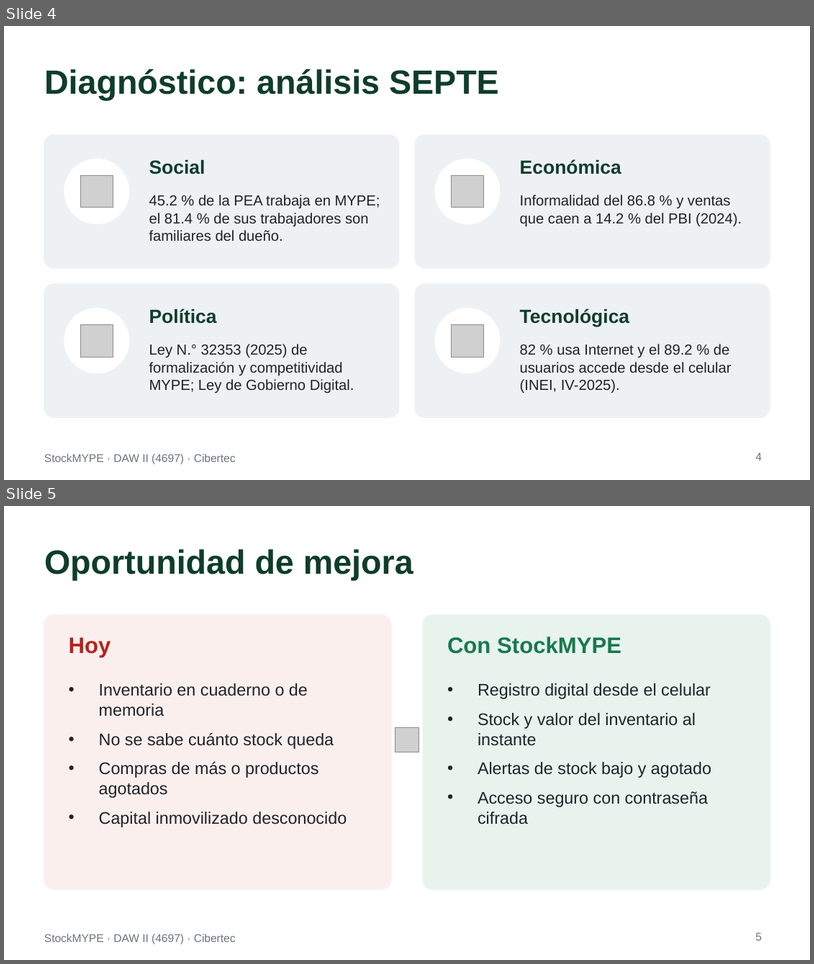
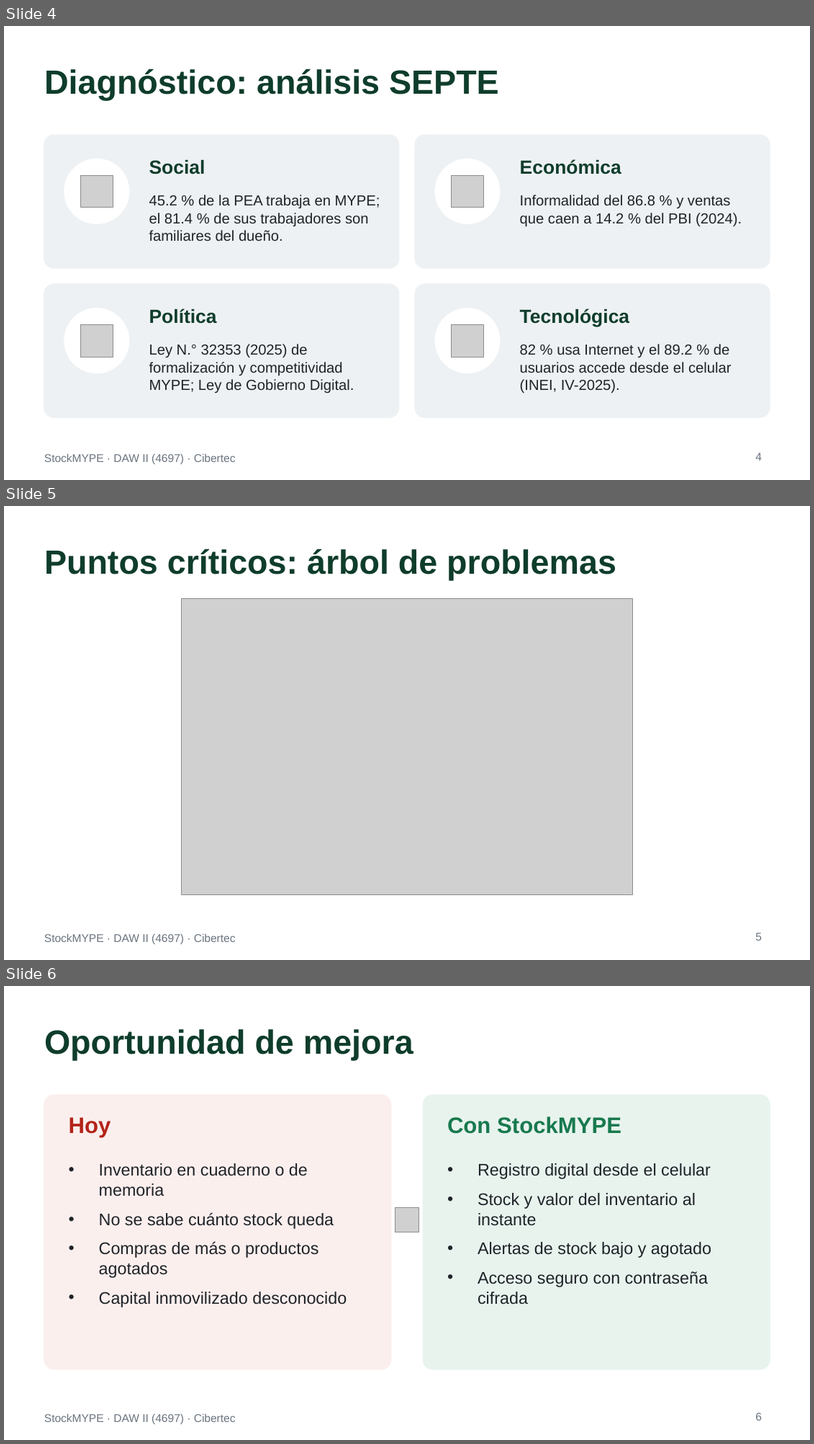
Before and after one commit to nandoxts/DAWII-4697-StockMYPE, a slide deck: docs/Presentacion_StockMYPE_AP1.ppt. Shown one above the other, each under a label of ours: slides 4 and 5 before the commit, slides 4, 5 and 6 after it. The pictures are 814x964 and 814x1444 pixels, drawn with LibreOffice and Linux fonts; fonts in the diff are those of the drawing; grey boxes stand for pictures. Boxes give left, top, right and bottom in pixels: in the first picture for what was removed or moved away, otherwise in the second. Text is boxed around its words. In the diff, an @@ line names an element or a change of style, - is before the commit and + after.

```diff
--- a/docs/Presentacion_StockMYPE_AP1.ppt
+++ b/docs/Presentacion_StockMYPE_AP1.ppt
@@ slide 5 added at [4,506,810,960], background #FFFFFF; not listed: 1 template element that a slide beside it also shows @@
@@ title added at [44,548,617,580], 30 pt, text #0F3D2B, bold @@
+Puntos críticos: árbol de problemas
@@ picture added at [181,599,633,895] @@
@@ page number added at [756,932,762,940], 10 pt, text #6B7480 @@
+5
@@ what was slide 5 is now slide 6 @@
@@ page number at [756,1412,762,1420]: text changed @@
-5
+6
```
Also in this commit, not shown: 2 other files.
